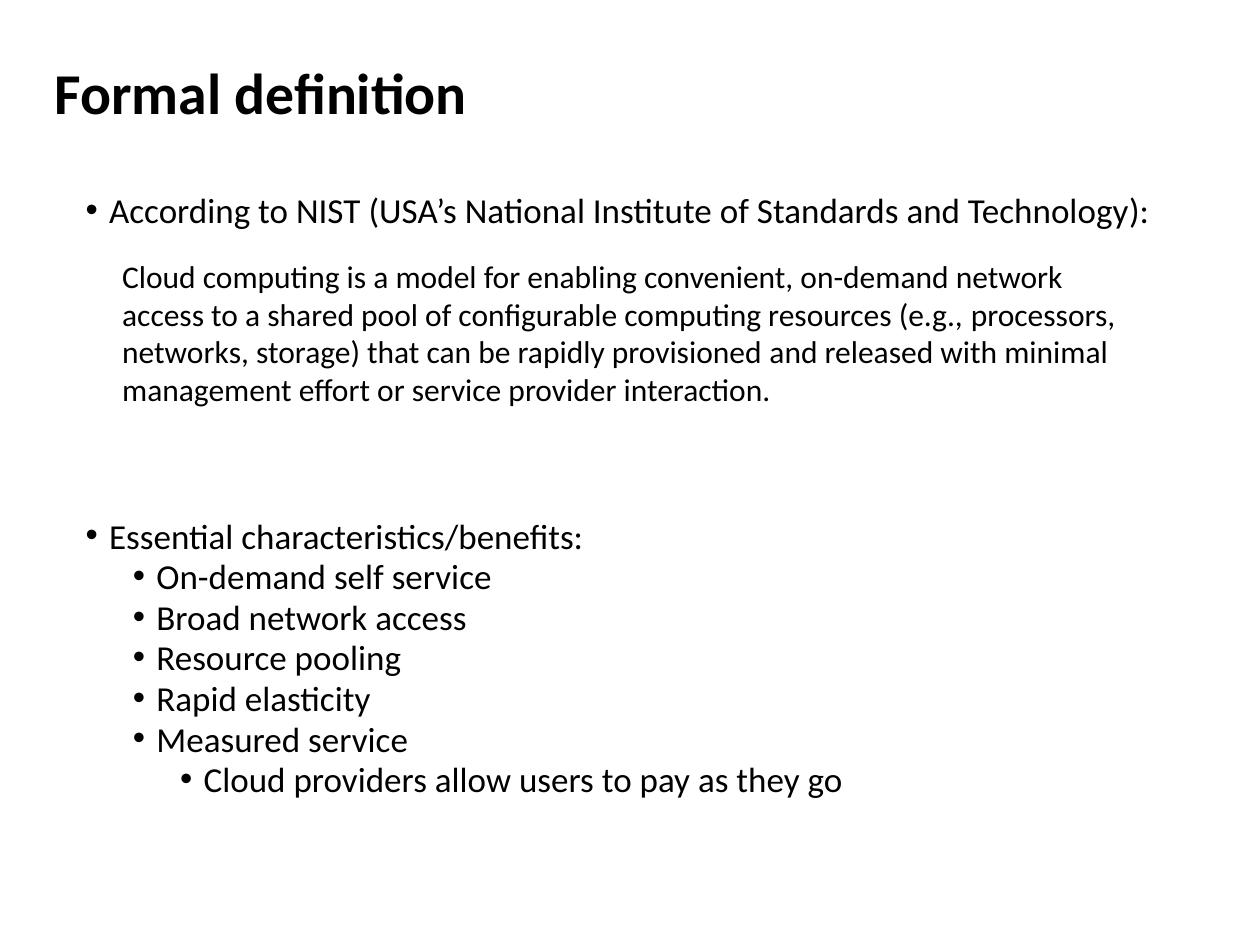
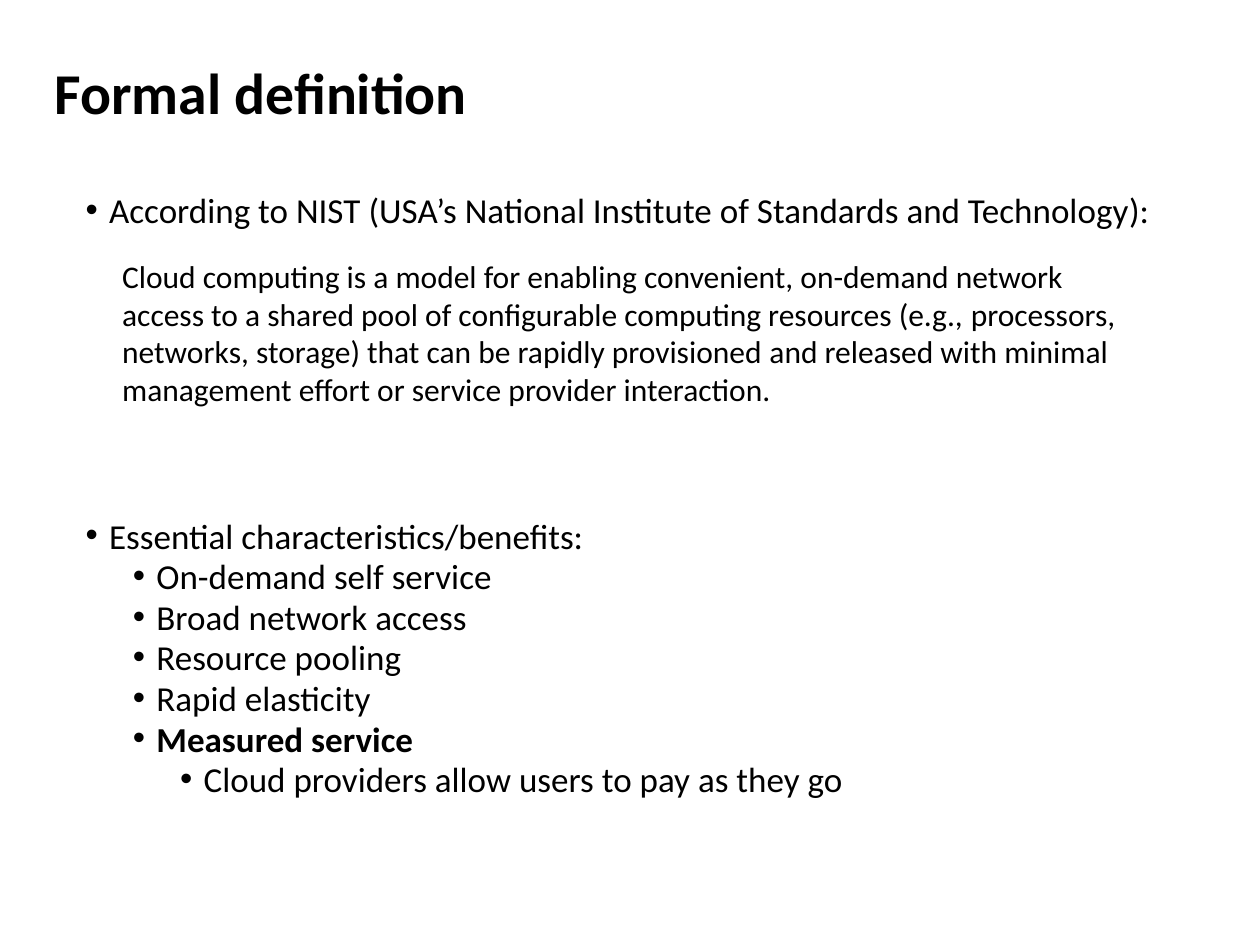
Before and after one commit to zhangzhics/CITS5503_Sem2, a slide deck: slide 37 of Lectures2024/CITS5503CloudComputingIntro_week1.pptx. Drawn at 1260x945 pixels with LibreOffice and Linux fonts; fonts in the diff are those of the drawing. Boxes give left, top, right and bottom in pixels: in the first picture for what was removed or moved away, otherwise in the second. Text is boxed around its words. In the diff, an @@ line names an element or a change of style, - is before the commit and + after.

```diff
--- a/Lectures2024/CITS5503CloudComputingIntro_week1.pptx
+++ b/Lectures2024/CITS5503CloudComputingIntro_week1.pptx
@@ text at (156, 727, 413, 753): bold on in "Measured service" @@
```
Also in this commit, not shown: 5 other slides changed.
